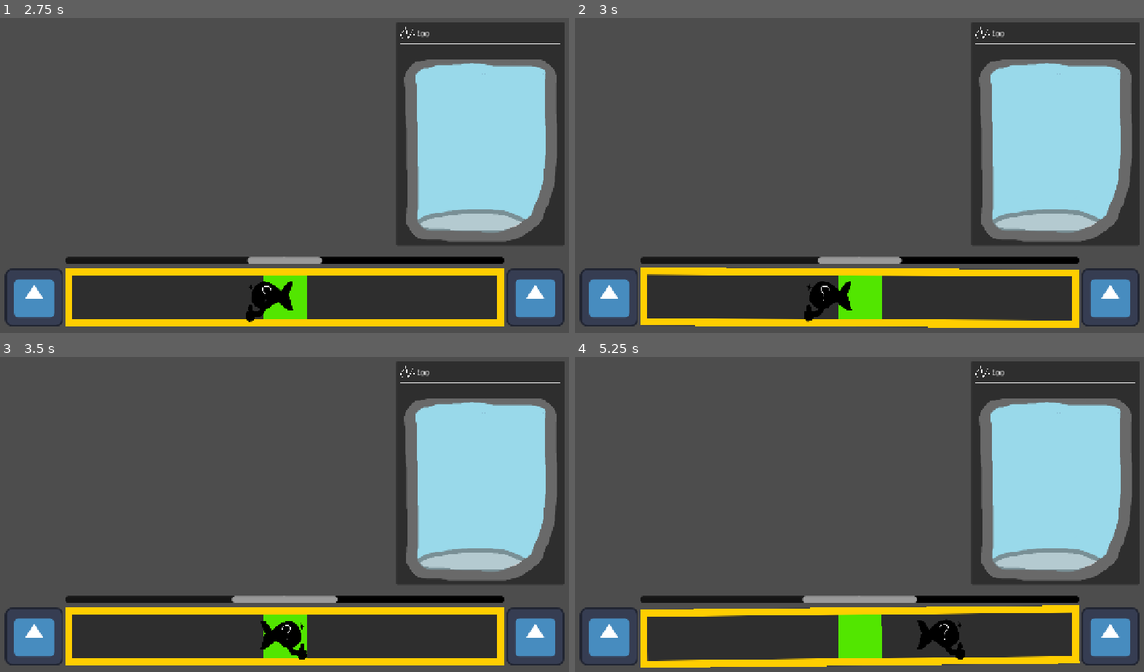
Above: before the commit, frames 1-4 (two rows, left to right).
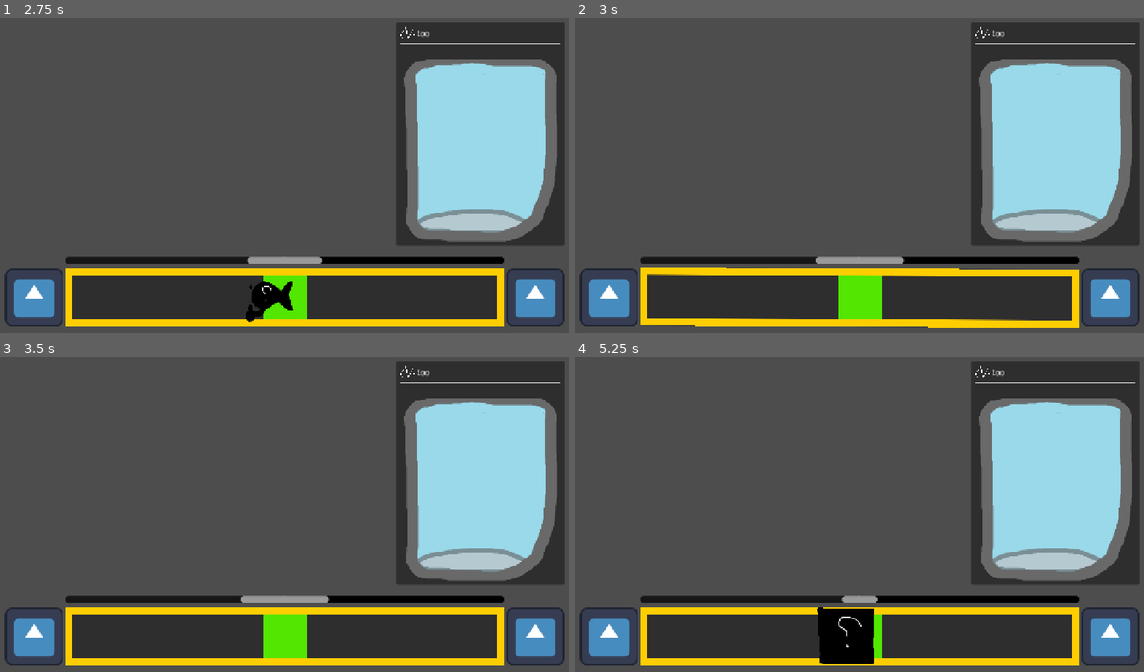
Above: after the commit, the same moments.

Repository: Animo105/game-jam-sherbrooke-2026
Game: Godot game, scene res://Main Fish Phase/main_fish_phase.tscn
Same seed, same stepped clock (60 frames per second), same inputs: the game is played once before the commit and once after it. This scene is started directly instead of the project's main scene. The engine's default icon, where the game draws it, is replaced by a stand-in: a white triangle on a blue panel in a dark square.
Inputs (mouse positions are in pixels of both pictures, inside the frame that each line leads up to):
- Up to frame 1 (2.75 s): tap Enter at 0.5 s; move the mouse to (415, 156) at 0.52 s; hold D (right) 0.53-1.28 s; click (415, 156) at 0.67 s; tap Space at 1.25 s; move the mouse to (170, 191) at 1.27 s; hold A (left) 1.28-2.03 s; move the mouse to (341, 103) at 2.02 s; hold D (right) from 2.03 s (still down)
- Up to frame 2 (3 s): keep holding D (right); move the mouse to (831, 238) at 2.77 s; click (831, 238) at 2.92 s
- Up to frame 3 (3.5 s): keep holding D (right)
- Up to frame 4 (5.25 s): move the mouse to (1035, 561) at 3.52 s; release D (right) at 3.53 s; hold A (left) from 3.53 s (still down); move the mouse to (683, 464) at 4.27 s; move the mouse to (887, 514) at 5.02 s; click (887, 514) at 5.17 s

Frame 1 is identical in both runs. In frame 2, 0.6% of the frame differs, in the area x 40-58%, y 75-97%; in frame 3, 0.6%; in frame 4, 3.7%, in the area x 11-89%, y 75-99%.

Commit message:
pick a fish fonctionne (a refaire)

Diff:
--- a/Fish/Resources/fish_template.tres
+++ b/Fish/Resources/fish_template.tres
@@ -9,6 +9,7 @@
 texture = ExtResource("3_aciq1")
 hidden_texture = ExtResource("1_byspg")
 catch_difficulty = 8.0
+catch_recovery_speed = 0.5
 speed = 0.15
 direction_change_frequency = 0.1
 metadata/_custom_type_script = "uid://bb6mc2xy1t4uq"
--- a/Fish/Resources/square_fish.tres
+++ b/Fish/Resources/square_fish.tres
@@ -1,13 +1,12 @@
 [gd_resource type="Resource" script_class="FishResource" format=3 uid="uid://pnu58eom84qc"]
 
-[ext_resource type="Texture2D" uid="uid://blxivccevuu5w" path="res://Assets/fish/full_cube_fish_hidden.png" id="1_f0go8"]
-[ext_resource type="Script" uid="uid://bb6mc2xy1t4uq" path="res://Fish/fish.gd" id="1_gajjq"]
-[ext_resource type="Texture2D" uid="uid://dixrk3ge4wxjn" path="res://Assets/fish/full_cube_fish.png" id="2_rpmga"]
+[ext_resource type="Texture2D" uid="uid://blxivccevuu5w" path="res://Assets/fish/full_cube_fish_hidden.png" id="1_2uqjh"]
+[ext_resource type="Script" uid="uid://bb6mc2xy1t4uq" path="res://Fish/fish.gd" id="2_mixwj"]
+[ext_resource type="Texture2D" uid="uid://dixrk3ge4wxjn" path="res://Assets/fish/full_cube_fish.png" id="3_wxkwq"]
 
 [resource]
-script = ExtResource("1_gajjq")
-texture = ExtResource("2_rpmga")
-hidden_texture = ExtResource("1_f0go8")
-catch_difficulty = 0.5
+script = ExtResource("2_mixwj")
+texture = ExtResource("3_wxkwq")
+hidden_texture = ExtResource("1_2uqjh")
 direction_change_frequency = 0.05
 metadata/_custom_type_script = "uid://bb6mc2xy1t4uq"
--- a/Globals/Autoloads/fish_manager.gd
+++ b/Globals/Autoloads/fish_manager.gd
@@ -12,3 +12,13 @@
 			var res = ResourceLoader.load(FISH_FOLDER_PATH + file)
 			if res is FishResource:
 				fish_list[fish_name] = res
+
+func pick_a_fish() -> FishResource:
+	var can_pick : Array[FishResource]
+	var current_bait_type : FishResource.Bait = Globals.rod.bait_type
+	for fish : FishResource in fish_list.values():
+		if fish.habitat != Globals.current_habitat:
+			continue
+		if fish.bait_type == FishResource.Bait.ANY or fish.bait_type == current_bait_type:
+			can_pick.append(fish)
+	return can_pick.pick_random()
--- a/Globals/rod.gd
+++ b/Globals/rod.gd
@@ -7,3 +7,5 @@
 var bar_size_bonus : int
 var catch_speed : float = 0
 var rarity : int = 0
+
+var bait_type : FishResource.Bait = FishResource.Bait.ANY
--- a/Main Fish Phase/main_fish_phase.gd
+++ b/Main Fish Phase/main_fish_phase.gd
@@ -52,7 +52,7 @@
 	if current_fish: return # si ya un fish faut pas
 	if bait_timer_s <= 0:
 		bait_timer_s = randf_range(BAIT_RATE_RANGE.x, BAIT_RATE_RANGE.y)
-		new_fish(FishManager.fish_list["fish_template"])
+		new_fish(FishManager.pick_a_fish())
 	bait_timer_s -= delta
 
 func fish_physic_frame(delta : float) -> void:
@@ -90,7 +90,7 @@
 		snap_timer_s -= delta
 		catch_timer_s = clamp(catch_timer_s + delta, 0, max_catch_timer)
 		if snap_timer_s <= 0:
-			pass # snapp
+			snap()
 	# update catch bar
 	catch_progress_bar.set_value(1-(catch_timer_s/max_catch_timer))
 
